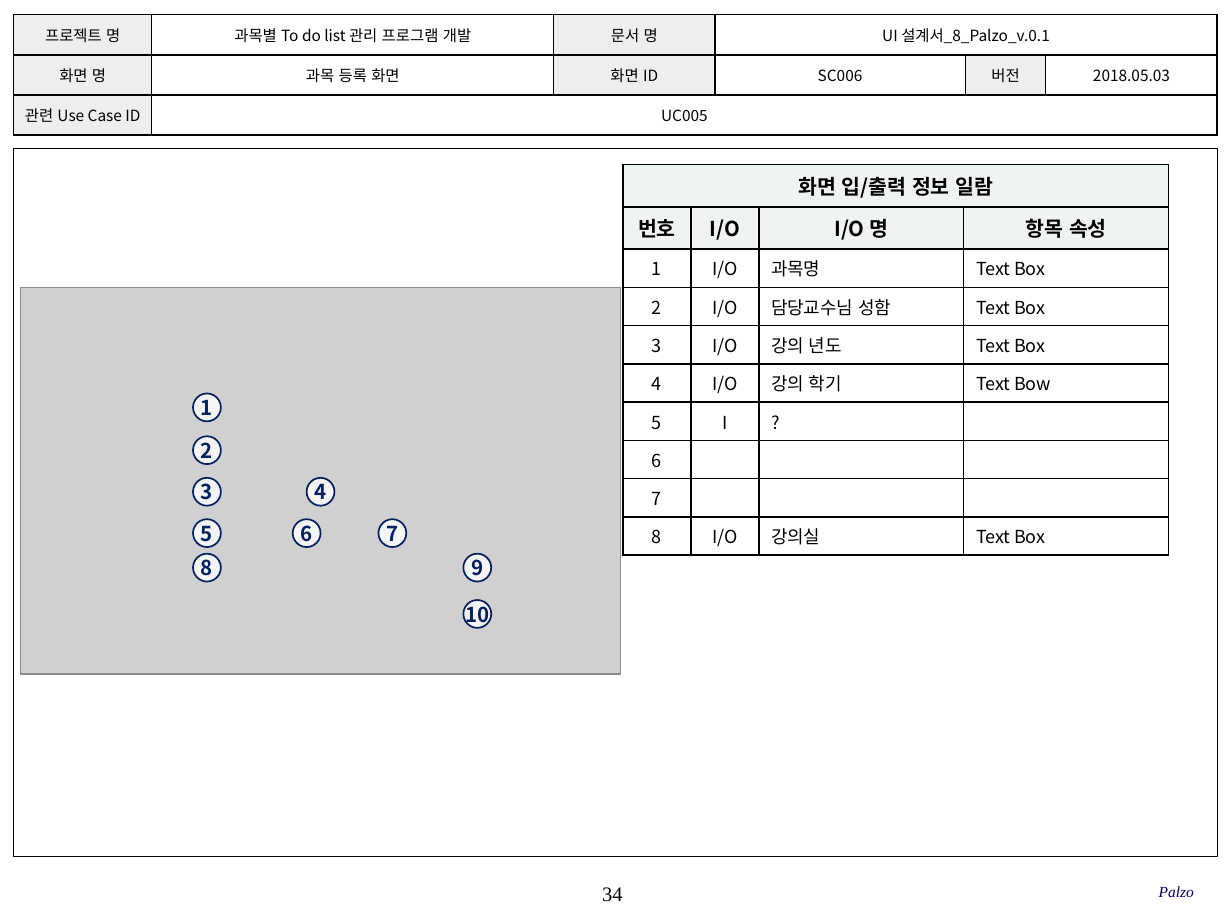
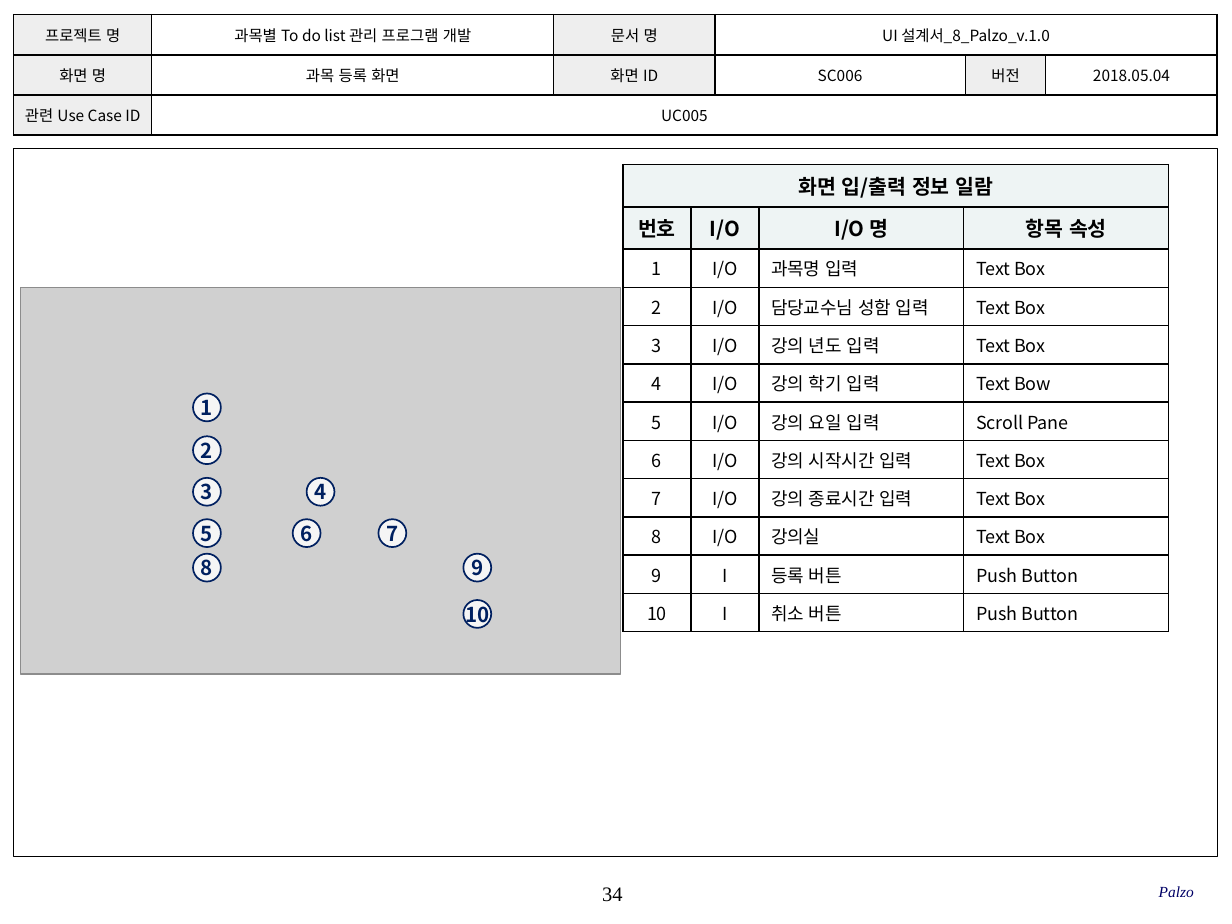
Before and after one commit to SMU-SE-Admin/18-1_8_PALZO_Doc, a slide deck: slide 34 of 03 설계/UI 설계서_8_Palzo.pptx. Drawn at 1232x924 pixels with LibreOffice and Linux fonts; fonts in the diff are those of the drawing; grey boxes stand for pictures; background and template pictures are left out. Boxes give left, top, right and bottom in pixels: in the first picture for what was removed or moved away, otherwise in the second. Text is boxed around its words. In the diff, an @@ line names an element or a change of style, - is before the commit and + after.

Commit message:
#1102 UI 설계서 작성
모든 항목 작성 완료

```diff
--- a/03 설계/UI 설계서_8_Palzo.pptx
+++ b/03 설계/UI 설계서_8_Palzo.pptx
@@ table at bbox=[14, 15, 1216, 136] @@
-row 1, column 4: UI 설계서_8_Palzo_v.0.1
+row 1, column 4: UI 설계서_8_Palzo_v.1.0
-row 2, column 6: 2018.05.03
+row 2, column 6: 2018.05.04
@@ table at bbox=[623, 165, 1168, 626] @@
-row 3, column 3: 과목명
+row 3, column 3: 과목명 입력
-row 4, column 3: 담당교수님 성함
+row 4, column 3: 담당교수님 성함 입력
-row 5, column 3: 강의 년도
+row 5, column 3: 강의 년도 입력
-row 6, column 3: 강의 학기
+row 6, column 3: 강의 학기 입력
-row 7: 5 | I | ? | 
+row 7: 5 | I/O | 강의 요일 입력 | Scroll Pane
-row 8: 6 |  |  | 
+row 8: 6 | I/O | 강의 시작시간 입력 | Text Box
-row 9: 7 |  |  | 
+row 9: 7 | I/O | 강의 종료시간 입력 | Text Box
+row 11: 9 | I | 등록 버튼 | Push Button
+row 12: 10 | I | 취소 버튼 | Push Button
```
Also in this commit, not shown: 36 other slides changed, 2 slides added.
